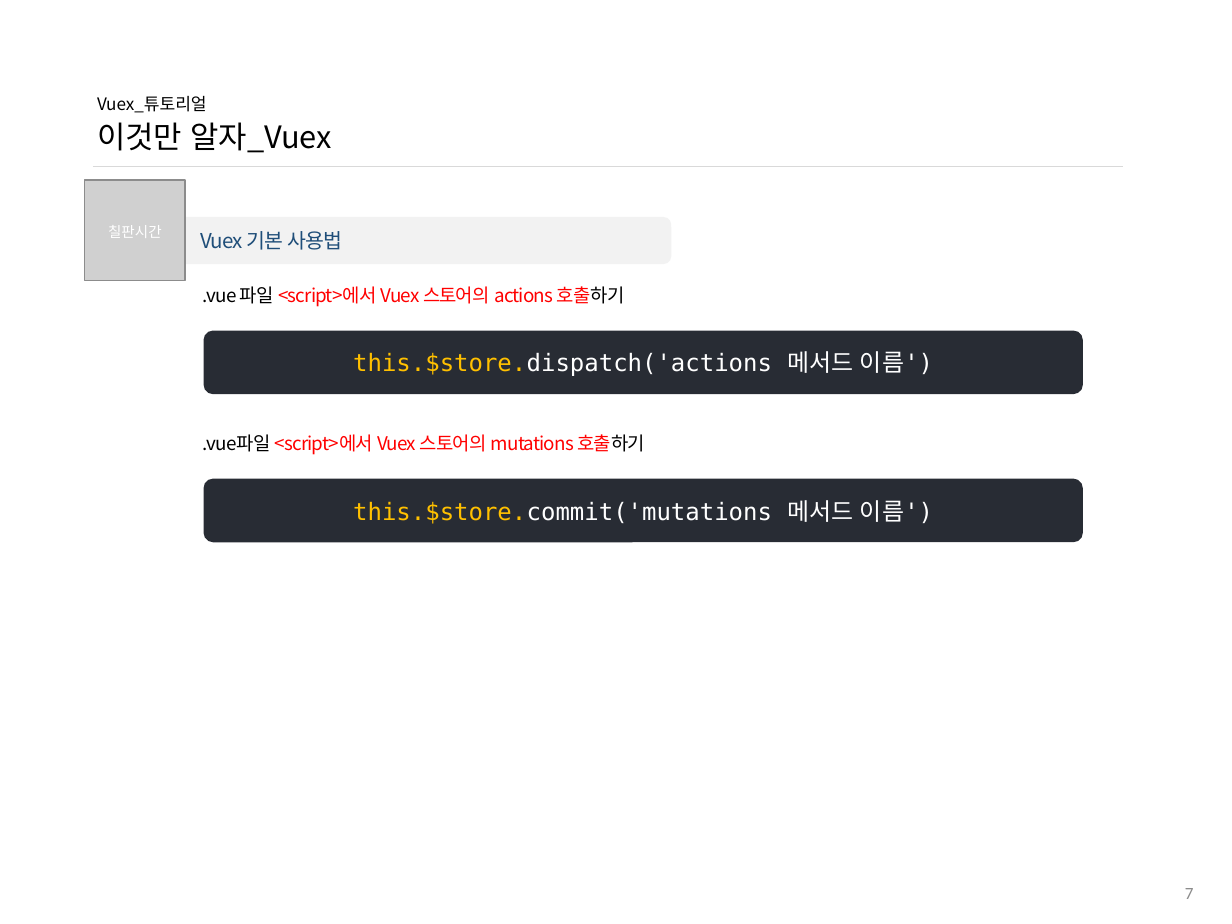
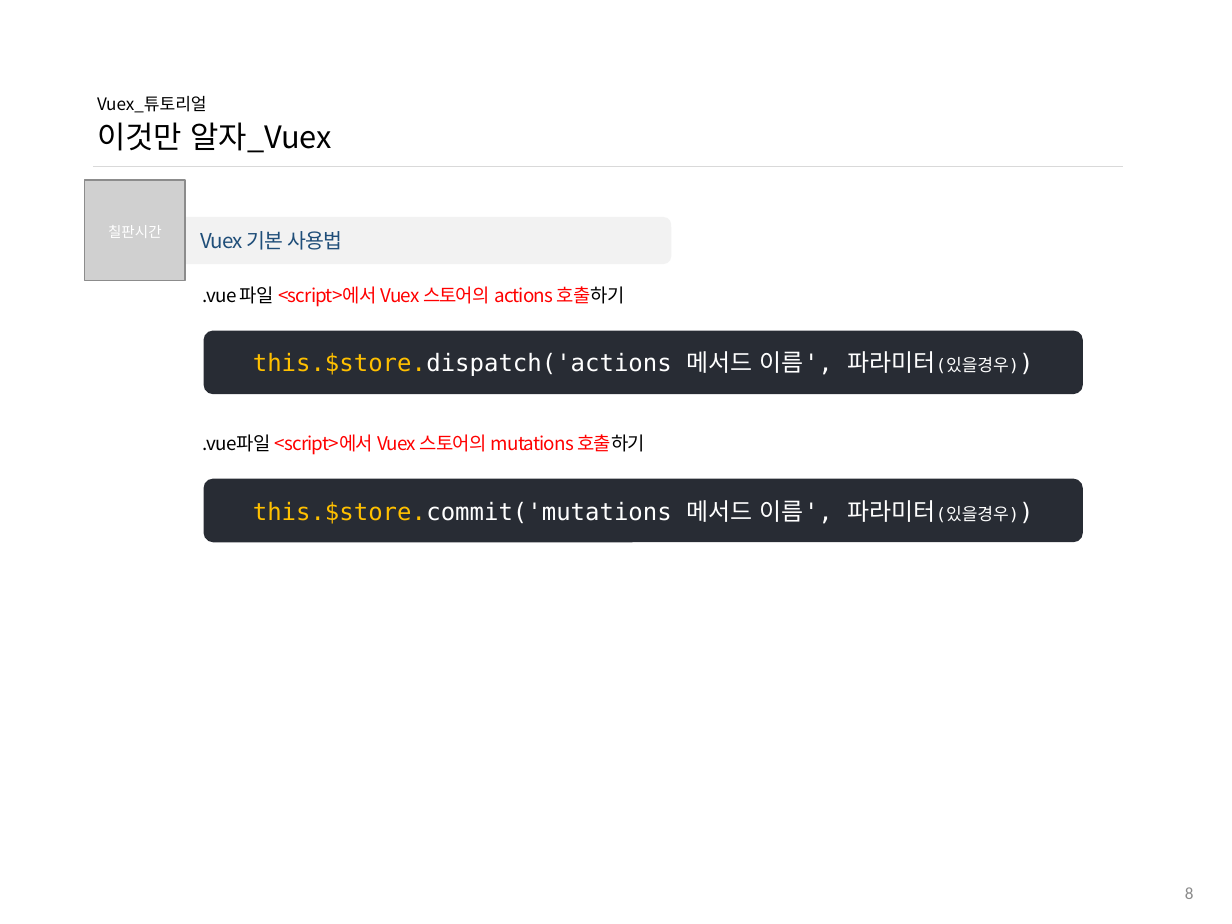
Before and after one commit to ddowon/vueStudy, a slide deck: slide 9 of 01.참고자료/191010_Vuex 튜토리얼.pptx (slide 8 before the commit). Drawn at 1232x924 pixels with LibreOffice and Linux fonts; fonts in the diff are those of the drawing; grey boxes stand for pictures; background and template pictures are left out. Boxes give left, top, right and bottom in pixels: in the first picture for what was removed or moved away, otherwise in the second. Text is boxed around its words. In the diff, an @@ line names an element or a change of style, - is before the commit and + after.

Commit message:
10월 22일 8차 Vuex 스터디 자료 업데이트

```diff
--- a/01.참고자료/191010_Vuex 튜토리얼.pptx
+++ b/01.참고자료/191010_Vuex 튜토리얼.pptx
@@ text in rounded rectangle at (253,351,1019,376): text changed @@
-this.$store.dispatch('actions 메서드 이름')
+this.$store.dispatch('actions 메서드 이름', 파라미터(있을경우))
@@ text in rounded rectangle at (253,500,1019,524): text changed @@
-this.$store.commit('mutations 메서드 이름')
+this.$store.commit('mutations 메서드 이름', 파라미터(있을경우))
@@ page number at (1185,887,1194,899): text changed @@
-7
+8
```
Also in this commit, not shown: 7 other slides changed, 22 slides added.
